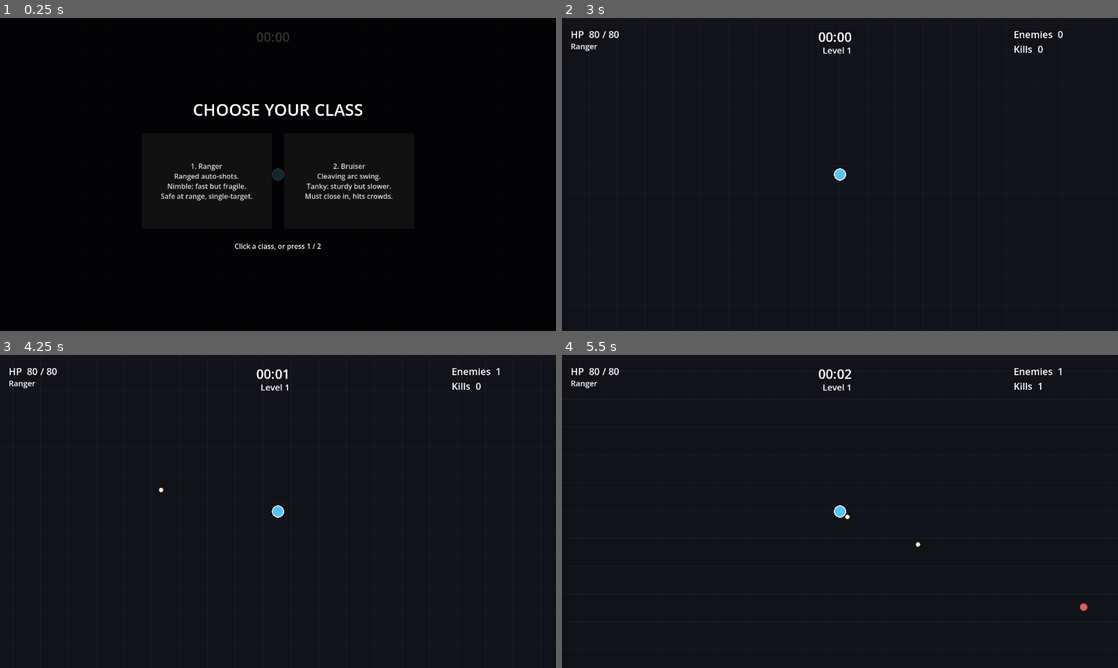
Above: before the commit, frames 1-4 (two rows, left to right).
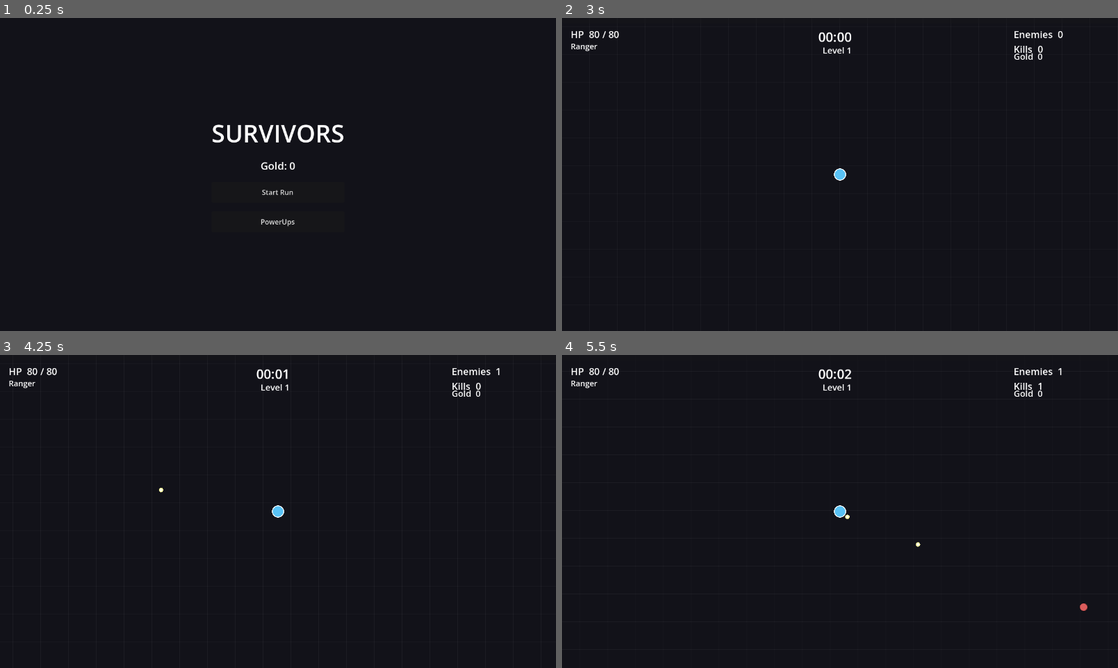
Above: after the commit, the same moments.

Repository: veighnsche/survivors-prototype
Game: Godot game, scene res://main_menu.tscn
Two runs of this game, one before a commit and one after it. Both use one fixed random seed, a clock stepped at 60 frames per second and the inputs below. Before the commit the project starts from res://main.tscn.
Inputs (mouse positions are in pixels of both pictures, inside the frame that each line leads up to):
- Up to frame 1 (0.25 s): no input
- Up to frame 2 (3 s): click (840, 221) at 0.5 s, where only the run after the commit has a clickable "PowerUps"; click (840, 268) at 1.25 s, where only the run after the commit has a clickable "Back"; click (840, 193) at 2 s, where only the run after the commit has a clickable "Start Run"; click "1. Ranger Ranged auto-shots. …" at 2.75 s
- Up to frame 3 (4.25 s): tap Enter at 3.5 s; hold D from 3.53 s (still down); hold R from 3.53 s (still down)
- Up to frame 4 (5.5 s): tap Space at 4.25 s; release D at 4.28 s; release R at 4.28 s; hold S 4.28-5.03 s; tap R at 4.35 s; hold D from 5.03 s (still down); hold R from 5.03 s (still down); tap 1 at 5.1 s

The runs differ from the first frame. In frame 1, 2.4% of the frame differs, in the area x 29-71%, y 4-75%; in frame 2, less than 0.1%; in frame 3, less than 0.1%; in frame 4, less than 0.1%.

Commit message:
M4: Gold + meta-progression
- Save autoload: persistent gold + PowerUp levels (user://save.json).
- Main menu (new entry scene) with a PowerUp shop: spend gold on 10 permanent
  upgrades (Might, Max Health, Move Speed, Amount, Magnet, Growth, Greed,
  Cooldown, Armor, Recovery), applied on top of class base stats at run start.
- Gold coins drop from enemies (tier-scaled) + boss; attract like gems, bank
  into run gold; Greed and Growth multipliers wired.
- Player armor (flat damage reduction) + recovery (HP regen).
- Run flow: menu -> class select -> run -> death banks gold -> back to menu.
- HUD shows run gold; death screen shows gold earned.

Co-Authored-By: Claude Opus 4.8 <noreply@anthropic.com>

Diff:
--- /dev/null
+++ b/main_menu.tscn
@@ -0,0 +1,10 @@
+[gd_scene load_steps=2 format=3]
+
+[ext_resource type="Script" path="res://scripts/main_menu.gd" id="1_menu"]
+
+[node name="MainMenu" type="Control"]
+layout_mode = 3
+anchors_preset = 15
+anchor_right = 1.0
+anchor_bottom = 1.0
+script = ExtResource("1_menu")
--- a/project.godot
+++ b/project.godot
@@ -6,13 +6,14 @@
 [application]
 
 config/name="Survivors Prototype"
-run/main_scene="res://main.tscn"
+run/main_scene="res://main_menu.tscn"
 config/features=PackedStringArray("4.7", "Forward Plus")
 
 [autoload]
 
 Config="*res://scripts/config.gd"
 Fx="*res://scripts/fx.gd"
+Save="*res://scripts/save.gd"
 
 [display]
 
--- a/scripts/config.gd
+++ b/scripts/config.gd
@@ -58,6 +58,30 @@
 var REROLL_CHARGES := 3
 var BANISH_CHARGES := 2
 
+# --- Gold & meta-progression -----------------------------------------------
+var GOLD_DROP := {
+	"small":  {"amount": 1, "chance": 0.35},
+	"medium": {"amount": 2, "chance": 0.75},
+	"large":  {"amount": 6, "chance": 1.0},
+}
+var GOLD_BOSS := 45
+var GOLD_ATTRACT_SPEED := 600.0
+var GOLD_COLLECT_DIST := 16.0
+
+# Permanent PowerUps bought between runs with gold. effect applied at run start.
+var POWERUPS := [
+	{"id": "might",     "name": "Might",       "desc": "+5% damage",        "max": 5, "base_cost": 100, "cost_growth": 1.6},
+	{"id": "health",    "name": "Max Health",  "desc": "+12 max HP",        "max": 5, "base_cost": 80,  "cost_growth": 1.5},
+	{"id": "moveSpeed", "name": "Move Speed",  "desc": "+4% move speed",    "max": 5, "base_cost": 90,  "cost_growth": 1.55},
+	{"id": "amount",    "name": "Amount",      "desc": "+1 projectile",     "max": 2, "base_cost": 300, "cost_growth": 2.2},
+	{"id": "magnet",    "name": "Magnet",      "desc": "+15% pickup radius","max": 4, "base_cost": 70,  "cost_growth": 1.5},
+	{"id": "growth",    "name": "Growth",      "desc": "+8% XP gain",       "max": 5, "base_cost": 120, "cost_growth": 1.6},
+	{"id": "greed",     "name": "Greed",       "desc": "+10% gold gain",    "max": 5, "base_cost": 110, "cost_growth": 1.6},
+	{"id": "cooldown",  "name": "Cooldown",    "desc": "-4% attack time",   "max": 5, "base_cost": 150, "cost_growth": 1.7},
+	{"id": "armor",     "name": "Armor",       "desc": "-1 damage taken",   "max": 5, "base_cost": 100, "cost_growth": 1.6},
+	{"id": "recovery",  "name": "Recovery",    "desc": "+0.2 HP/sec",       "max": 5, "base_cost": 100, "cost_growth": 1.6},
+]
+
 # --- Pickups & juice --------------------------------------------------------
 var PICKUP_DROP_CHANCE := {"small": 0.004, "medium": 0.02, "large": 0.12}
 var PICKUP_WEIGHTS := {"heal": 0.6, "magnet": 0.25, "bomb": 0.15}
@@ -73,3 +97,10 @@
 func xp_for_level(l: int) -> float:
 	# Fast early, then accelerating cost per level.
 	return 5.0 + 4.0 * (l - 1) + pow(max(l - 1, 0), 2.1)
+
+
+func powerup_def(id: String):
+	for p in POWERUPS:
+		if p.id == id:
+			return p
+	return null
--- a/scripts/game.gd
+++ b/scripts/game.gd
@@ -28,6 +28,11 @@
 var xp_to_next := 0.0
 var pending_levelups := 0
 
+# Gold / meta-progression
+var run_gold := 0
+var growth_mult := 1.0
+var greed_mult := 1.0
+
 # Upgrade run-state
 var upgrade_levels: Dictionary = {}
 var locked: Dictionary = {}
@@ -105,16 +110,34 @@
 
 func _on_class_chosen(id: String) -> void:
 	player.set_class(id)
+	_apply_meta()
 	hud.set_class(Config.CLASS[id].name)
 	class_select.queue_free()
 	run_started = true
 	get_tree().paused = false
 
 
+## Apply permanent PowerUps (bought with gold) on top of the class base stats.
+func _apply_meta() -> void:
+	var might := Save.powerup_level("might")
+	player.projectile_damage *= (1.0 + 0.05 * might)
+	player.melee_damage *= (1.0 + 0.05 * might)
+	player.max_hp += 12.0 * Save.powerup_level("health")
+	player.hp = player.max_hp
+	player.speed *= (1.0 + 0.04 * Save.powerup_level("moveSpeed"))
+	player.projectile_count += Save.powerup_level("amount")
+	player.pickup_radius *= (1.0 + 0.15 * Save.powerup_level("magnet"))
+	player.attack_interval *= pow(0.96, Save.powerup_level("cooldown"))
+	player.armor += float(Save.powerup_level("armor"))
+	player.recovery += 0.2 * Save.powerup_level("recovery")
+	growth_mult = 1.0 + 0.08 * Save.powerup_level("growth")
+	greed_mult = 1.0 + 0.10 * Save.powerup_level("greed")
+
+
 func _process(delta: float) -> void:
 	if game_over:
 		if Input.is_physical_key_pressed(KEY_R):
-			get_tree().reload_current_scene()
+			get_tree().change_scene_to_file("res://main_menu.tscn")
 		return
 	if not run_started:
 		return
@@ -132,7 +155,7 @@
 		gem_merge_timer = 0.25
 		_merge_gems()
 
-	hud.update_hud(elapsed, player.hp, player.max_hp, enemies_root.get_child_count(), kills, level, xp, xp_to_next)
+	hud.update_hud(elapsed, player.hp, player.max_hp, enemies_root.get_child_count(), kills, level, xp, xp_to_next, run_gold)
 
 
 # --- Spawn timeline ---------------------------------------------------------
@@ -208,10 +231,16 @@
 			_spawn_gem(e.global_position + off, "large")
 		_spawn_pickup(e.global_position + Vector2(30, 0), "heal")
 		_spawn_pickup(e.global_position + Vector2(-30, 0), "bomb")
+		for i in 6:
+			var goff := Vector2(randf_range(-50.0, 50.0), randf_range(-50.0, 50.0))
+			_spawn_gold(e.global_position + goff, int(ceil(Config.GOLD_BOSS / 6.0)))
 	else:
 		_spawn_gem(e.global_position, e.xp_tier)
 		if randf() < float(Config.PICKUP_DROP_CHANCE.get(e.xp_tier, 0.0)):
 			_spawn_pickup(e.global_position, _pick_pickup_kind())
+		var gd = Config.GOLD_DROP.get(e.xp_tier, null)
+		if gd != null and randf() < float(gd.chance):
+			_spawn_gold(e.global_position, int(gd.amount))
 
 
 # --- Pickups ----------------------------------------------------------------
@@ -234,6 +263,19 @@
 	p.game = self
 	p.global_position = pos
 	pickups_root.add_child(p)
+
+
+func _spawn_gold(pos: Vector2, amount: int) -> void:
+	var g := Gold.new()
+	g.value = amount
+	g.player = player
+	g.game = self
+	g.global_position = pos
+	pickups_root.add_child(g)
+
+
+func add_run_gold(n: int) -> void:
+	run_gold += int(round(n * greed_mult))
 
 
 func vacuum_all_gems() -> void:
@@ -285,7 +327,7 @@
 
 # --- Progression ------------------------------------------------------------
 func add_xp(amount: float) -> void:
-	xp += amount
+	xp += amount * growth_mult
 	while xp >= xp_to_next:
 		xp -= xp_to_next
 		level += 1
@@ -382,4 +424,5 @@
 
 func _on_player_died() -> void:
 	game_over = true
-	hud.show_death(elapsed, kills, level)
+	Save.add_gold(run_gold)  # bank immediately so it's never lost
+	hud.show_death(elapsed, kills, level, run_gold)
--- /dev/null
+++ b/scripts/gold.gd
@@ -0,0 +1,36 @@
+class_name Gold
+extends Node2D
+## A gold coin drop. Attracts to the player within pickup radius, banks into the
+## run's gold on contact.
+
+var value := 1
+var player: Node2D
+var game
+var attracting := false
+var collected := false
+
+
+func _ready() -> void:
+	z_index = 2
+	queue_redraw()
+
+
+func _process(delta: float) -> void:
+	if collected:
+		return
+	if player != null and is_instance_valid(player):
+		var d := global_position.distance_to(player.global_position)
+		if d <= Config.GOLD_COLLECT_DIST:
+			collected = true
+			if game != null:
+				game.add_run_gold(value)
+			queue_free()
+			return
+		if attracting or d <= player.pickup_radius:
+			attracting = true
+			global_position = global_position.move_toward(player.global_position, Config.GOLD_ATTRACT_SPEED * delta)
+
+
+func _draw() -> void:
+	draw_circle(Vector2.ZERO, 6.0, Color(1.0, 0.82, 0.2))
+	draw_arc(Vector2.ZERO, 6.0, 0.0, TAU, 14, Color(0.7, 0.5, 0.05), 1.5)
--- a/scripts/hud.gd
+++ b/scripts/hud.gd
@@ -8,6 +8,7 @@
 var hp_label: Label
 var class_label: Label
 var info_label: Label
+var gold_label: Label
 var xp_bar: ProgressBar
 var death_overlay: ColorRect
 var death_label: Label
@@ -32,6 +33,7 @@
 	hp_label = _make_label(Vector2(20, 22), 22)
 	class_label = _make_label(Vector2(20, 52), 18)
 	info_label = _make_label(Vector2(1040, 22), 22)
+	gold_label = _make_label(Vector2(1040, 74), 20)
 
 	death_overlay = ColorRect.new()
 	death_overlay.color = Color(0, 0, 0, 0.6)
@@ -59,17 +61,18 @@
 	return l
 
 
-func update_hud(elapsed: float, hp: float, max_hp: float, enemy_count: int, kills: int, level: int, xp: float, xp_to_next: float) -> void:
+func update_hud(elapsed: float, hp: float, max_hp: float, enemy_count: int, kills: int, level: int, xp: float, xp_to_next: float, gold: int) -> void:
 	time_label.text = _fmt_time(elapsed)
 	level_label.text = "Level %d" % level
 	hp_label.text = "HP  %d / %d" % [int(ceil(hp)), int(max_hp)]
 	info_label.text = "Enemies  %d\nKills  %d" % [enemy_count, kills]
+	gold_label.text = "Gold  %d" % gold
 	xp_bar.max_value = max(1.0, xp_to_next)
 	xp_bar.value = xp
 
 
-func show_death(elapsed: float, kills: int, level: int) -> void:
-	death_label.text = "YOU DIED\n\nSurvived %s     Level %d     Kills %d\n\nPress R to restart" % [_fmt_time(elapsed), level, kills]
+func show_death(elapsed: float, kills: int, level: int, gold: int) -> void:
+	death_label.text = "YOU DIED\n\nSurvived %s     Level %d     Kills %d\nGold earned: %d\n\nPress R for menu" % [_fmt_time(elapsed), level, kills, gold]
 	death_overlay.visible = true
 
 
--- /dev/null
+++ b/scripts/main_menu.gd
@@ -0,0 +1,131 @@
+extends Control
+## Main menu + PowerUp shop. The between-run hub: shows banked gold, starts a
+## run, and lets you spend gold on permanent upgrades.
+
+var _gold_label: Label
+var _shop: ColorRect
+var _shop_list: VBoxContainer
+
+
+func _ready() -> void:
+	set_anchors_preset(Control.PRESET_FULL_RECT)
+
+	var bg := ColorRect.new()
+	bg.color = Color(0.07, 0.07, 0.1)
+	bg.set_anchors_preset(Control.PRESET_FULL_RECT)
+	add_child(bg)
+
+	var center := CenterContainer.new()
+	center.set_anchors_preset(Control.PRESET_FULL_RECT)
+	add_child(center)
+
+	var vb := VBoxContainer.new()
+	vb.add_theme_constant_override("separation", 20)
+	vb.alignment = BoxContainer.ALIGNMENT_CENTER
+	center.add_child(vb)
+
+	var title := Label.new()
+	title.text = "SURVIVORS"
+	title.add_theme_font_size_override("font_size", 56)
+	title.horizontal_alignment = HORIZONTAL_ALIGNMENT_CENTER
+	vb.add_child(title)
+
+	_gold_label = Label.new()
+	_gold_label.horizontal_alignment = HORIZONTAL_ALIGNMENT_CENTER
+	_gold_label.add_theme_font_size_override("font_size", 24)
+	vb.add_child(_gold_label)
+
+	var start := Button.new()
+	start.text = "Start Run"
+	start.custom_minimum_size = Vector2(240, 48)
+	start.pressed.connect(func(): get_tree().change_scene_to_file("res://main.tscn"))
+	vb.add_child(start)
+
+	var shop_btn := Button.new()
+	shop_btn.text = "PowerUps"
+	shop_btn.custom_minimum_size = Vector2(240, 48)
+	shop_btn.pressed.connect(_open_shop)
+	vb.add_child(shop_btn)
+
+	_build_shop()
+	_update_gold()
+
+
+func _process(_delta: float) -> void:
+	_update_gold()
+
+
+func _update_gold() -> void:
+	_gold_label.text = "Gold: %d" % Save.total_gold
+
+
+func _open_shop() -> void:
+	_shop.visible = true
+	_rebuild_shop()
+
+
+func _build_shop() -> void:
+	_shop = ColorRect.new()
+	_shop.color = Color(0, 0, 0, 0.88)
+	_shop.set_anchors_preset(Control.PRESET_FULL_RECT)
+	_shop.visible = false
+	add_child(_shop)
+
+	var center := CenterContainer.new()
+	center.set_anchors_preset(Control.PRESET_FULL_RECT)
+	_shop.add_child(center)
+
+	var vb := VBoxContainer.new()
+	vb.add_theme_constant_override("separation", 12)
+	vb.alignment = BoxContainer.ALIGNMENT_CENTER
+	center.add_child(vb)
+
+	var t := Label.new()
+	t.text = "POWERUPS"
+	t.add_theme_font_size_override("font_size", 36)
+	t.horizontal_alignment = HORIZONTAL_ALIGNMENT_CENTER
+	vb.add_child(t)
+
+	_shop_list = VBoxContainer.new()
+	_shop_list.add_theme_constant_override("separation", 6)
+	vb.add_child(_shop_list)
+
+	var back := Button.new()
+	back.text = "Back"
+	back.custom_minimum_size = Vector2(160, 40)
+	back.pressed.connect(func(): _shop.visible = false)
+	vb.add_child(back)
+
+
+func _rebuild_shop() -> void:
+	for c in _shop_list.get_children():
+		c.queue_free()
+	for p in Config.POWERUPS:
+		var row := HBoxContainer.new()
+		row.add_theme_constant_override("separation", 12)
+
+		var lvl := Save.powerup_level(p.id)
+		var info := Label.new()
+		info.custom_minimum_size = Vector2(440, 0)
+		info.text = "%s  (Lv %d/%d)  —  %s" % [p.name, lvl, int(p.max), p.desc]
+		row.add_child(info)
+
+		var btn := Button.new()
+		btn.custom_minimum_size = Vector2(130, 0)
+		if lvl >= int(p.max):
+			btn.text = "MAX"
+			btn.disabled = true
+		else:
+			var cost := Save.powerup_cost(p.id)
+			btn.text = "Buy (%d)" % cost
+			btn.disabled = Save.total_gold < cost
+			var pid: String = p.id
+			btn.pressed.connect(func(): _buy(pid))
+		row.add_child(btn)
+		_shop_list.add_child(row)
+
+
+func _buy(id: String) -> void:
+	Save.buy(id)
+	_rebuild_shop()
+	_update_gold()
--- a/scripts/player.gd
+++ b/scripts/player.gd
@@ -35,6 +35,10 @@
 
 # Pickups
 var pickup_radius := 72.0
+
+# Meta-progression (applied at run start)
+var armor := 0.0
+var recovery := 0.0
 
 # Contact damage
 var contact_tick := 0.5
@@ -110,6 +114,8 @@
 func _process(delta: float) -> void:
 	if dead:
 		return
+	if recovery > 0.0 and hp < max_hp:
+		hp = min(max_hp, hp + recovery * delta)
 	_handle_attack(delta)
 	_handle_contact(delta)
 	_handle_blades(delta)
@@ -229,7 +235,7 @@
 func take_damage(amount: float) -> void:
 	if dead:
 		return
-	hp -= amount
+	hp -= max(0.0, amount - armor)
 	Fx.shake(Config.SHAKE_ON_HIT)
 	modulate = Color(1.7, 0.6, 0.6)
 	create_tween().tween_property(self, "modulate", Color.WHITE, 0.18)
--- /dev/null
+++ b/scripts/save.gd
@@ -0,0 +1,68 @@
+extends Node
+## Persistent meta-progression (autoload "Save"). Stores banked gold and PowerUp
+## levels to user://save.json across runs.
+
+const PATH := "user://save.json"
+
+var total_gold := 0
+var powerups: Dictionary = {}  # id -> level
+
+
+func _ready() -> void:
+	load_game()
+
+
+func load_game() -> void:
+	if not FileAccess.file_exists(PATH):
+		return
+	var f := FileAccess.open(PATH, FileAccess.READ)
+	if f == null:
+		return
+	var txt := f.get_as_text()
+	f.close()
+	var data = JSON.parse_string(txt)
+	if typeof(data) == TYPE_DICTIONARY:
+		total_gold = int(data.get("gold", 0))
+		var pu = data.get("powerups", {})
+		if typeof(pu) == TYPE_DICTIONARY:
+			powerups = pu
+
+
+func save_game() -> void:
+	var f := FileAccess.open(PATH, FileAccess.WRITE)
+	if f == null:
+		return
+	f.store_string(JSON.stringify({"gold": total_gold, "powerups": powerups}))
+	f.close()
+
+
+func add_gold(n: int) -> void:
+	total_gold += n
+	save_game()
+
+
+func powerup_level(id: String) -> int:
+	return int(powerups.get(id, 0))
+
+
+func powerup_cost(id: String) -> int:
+	var def = Config.powerup_def(id)
+	if def == null:
+		return 999999
+	return int(round(def.base_cost * pow(def.cost_growth, powerup_level(id))))
+
+
+func can_buy(id: String) -> bool:
+	var def = Config.powerup_def(id)
+	if def == null:
+		return false
+	return powerup_level(id) < int(def.max) and total_gold >= powerup_cost(id)
+
+
+func buy(id: String) -> bool:
+	if not can_buy(id):
+		return false
+	total_gold -= powerup_cost(id)
+	powerups[id] = powerup_level(id) + 1
+	save_game()
+	return true
Not shown, added: scripts/gold.gd.uid
Not shown, added: scripts/main_menu.gd.uid
Not shown, added: scripts/save.gd.uid
